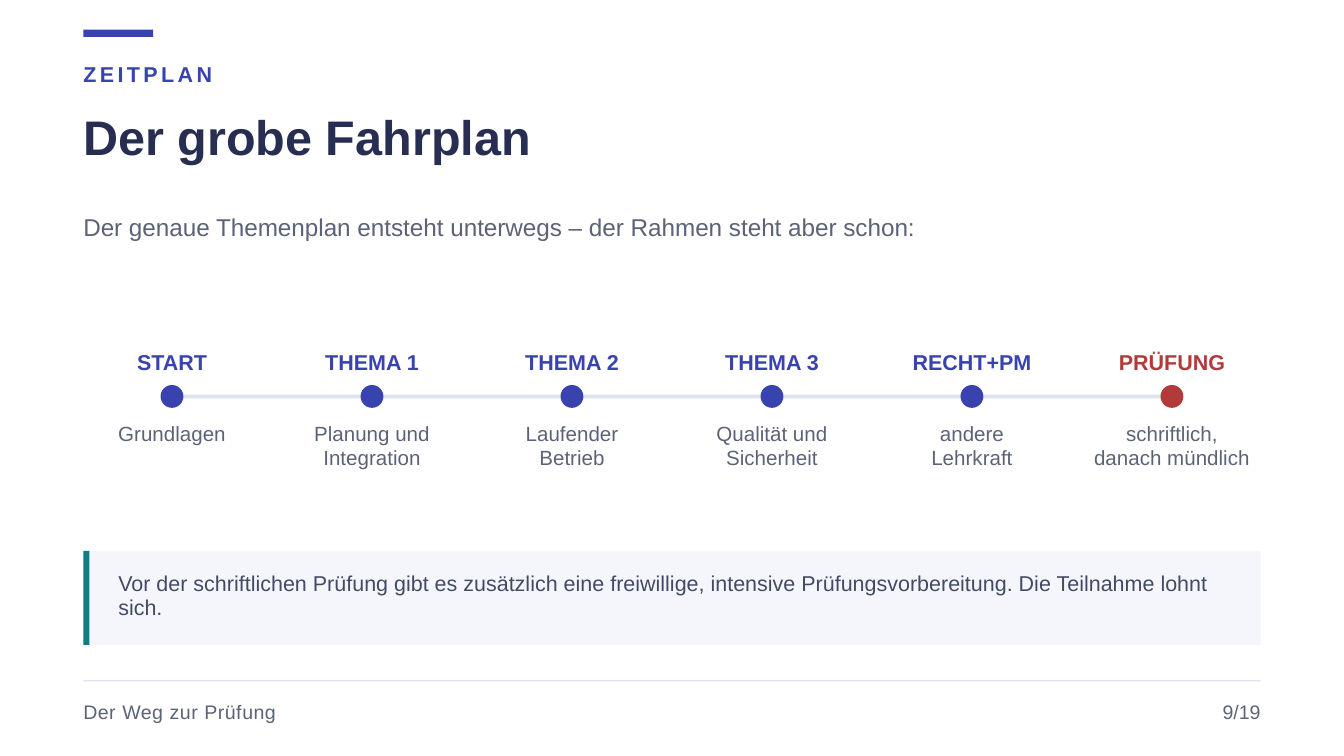
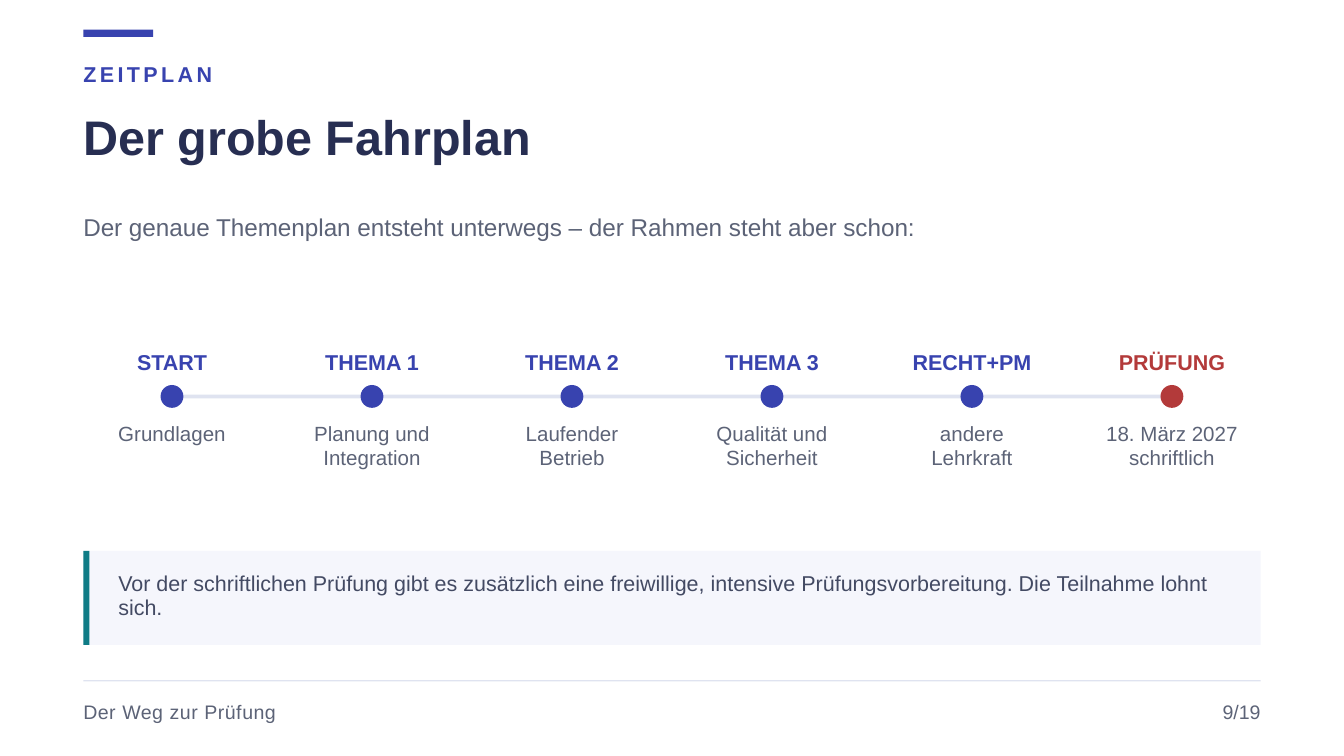
Before and after one commit to JacobMenge/kurs-unterlagen, a slide deck: slide 12 of folien/dist/00-orientierung.pptx. Drawn at 1344x756 pixels with LibreOffice and Linux fonts; fonts in the diff are those of the drawing. Boxes give left, top, right and bottom in pixels: in the first picture for what was removed or moved away, otherwise in the second. Text is boxed around its words. In the diff, an @@ line names an element or a change of style, - is before the commit and + after.

```diff
--- a/folien/dist/00-orientierung.pptx
+++ b/folien/dist/00-orientierung.pptx
@@ text at box(1106, 426, 1238, 465): text changed @@
-schriftlich,
-danach mündlich
+18. März 2027
+schriftlich
```
Also in this commit, not shown: 3 other slides changed, 1 other file.
